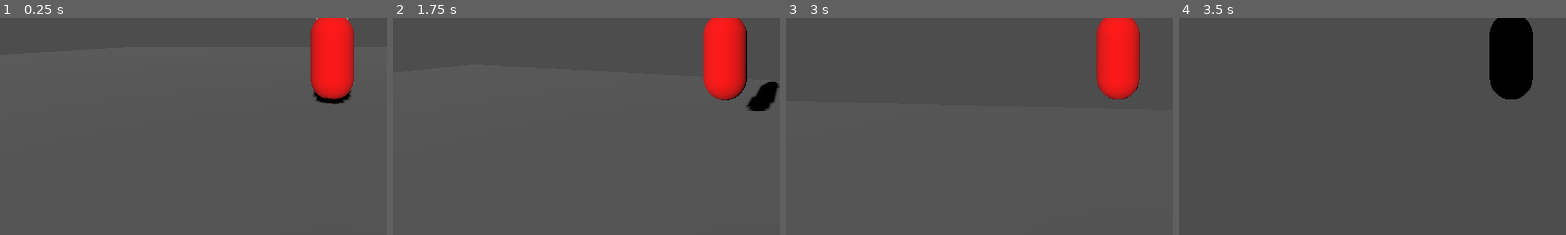
Above: before the commit, frames 1-4 (left to right).
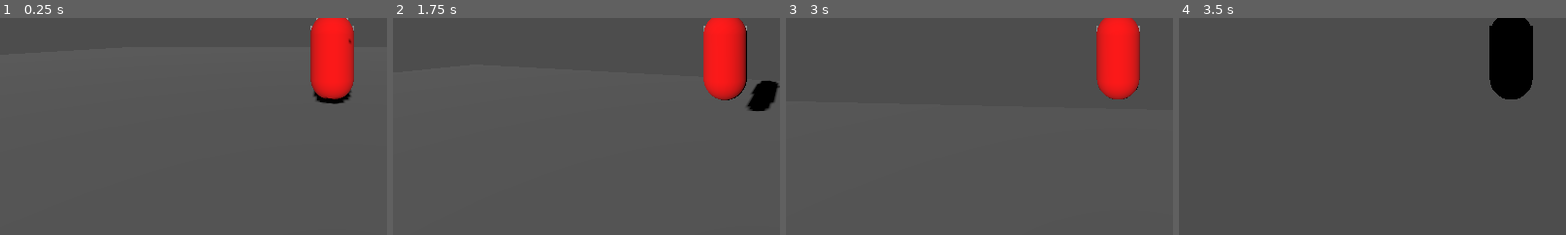
Above: after the commit, the same moments.

Repository: ZweiEuro/high_perf_cg
Game: Godot game, scene res://main_scene.tscn
The game is run twice, just before and just after one commit, with the same random seed, the same clock (stepped at 60 frames per second) and the same inputs.
Inputs (mouse positions are % of the whole screen's width and height, from its top left):
- Up to frame 1 (0.25 s): no input
- Up to frame 2 (1.75 s): tap Enter at 0.5 s; move the mouse to (55, 50) at 0.52 s; hold W (Player Forward) from 0.53 s (still down); tap Shift (Dash) at 0.6, 1.35 s; tap Space (Player jump) at 0.77, 1.52 s; move the mouse to (45, 50) at 1.27 s
- Up to frame 3 (3 s): keep holding W (Player Forward); move the mouse to (52, 48) at 2.02 s; tap Shift (Dash) at 2.1, 2.85 s; move the mouse to (49, 52) at 2.77 s
- Up to frame 4 (3.5 s): keep holding W (Player Forward); tap Space (Player jump) at 3.02 s
The pictures show only the part of the screen within x 7-57%, y 46-96%; the shares and areas given below are measured in that part.

The runs differ from the first frame. In frame 1, less than 0.1% of the frame differs, in the area x 80-92%, y 3-13%; in frame 2, 0.1%, in the area x 80-98%, y 3-37%; in frame 3, less than 0.1%; in frame 4, less than 0.1%.

Commit message:
add reset and a direction indicator

Diff:
--- a/gameObjects/objects/Box.tscn
+++ b/gameObjects/objects/Box.tscn
@@ -10,9 +10,7 @@
 physics_material_override = SubResource("PhysicsMaterial_n3bpb")
 
 [node name="FloorMesh" type="MeshInstance3D" parent="."]
-transform = Transform3D(1, 0, 0, 0, 1, 0, 0, 0, 1, 0, 0, 0)
 mesh = SubResource("BoxMesh_5r8nd")
 
 [node name="CollisionShape3D" type="CollisionShape3D" parent="."]
-transform = Transform3D(1, 0, 0, 0, 1, 0, 0, 0, 1, 0, 0, 0)
 shape = SubResource("BoxShape3D_w36os")
--- a/gameObjects/player/Player.tscn
+++ b/gameObjects/player/Player.tscn
@@ -1,9 +1,10 @@
-[gd_scene load_steps=10 format=3 uid="uid://dutcdtdc0ygky"]
+[gd_scene load_steps=11 format=3 uid="uid://dutcdtdc0ygky"]
 
 [ext_resource type="Script" path="res://gameObjects/player/scripts/PlayerMovement.gd" id="2_w2um5"]
 [ext_resource type="Shader" path="res://gameObjects/player/player.gdshader" id="2_xp7a0"]
 [ext_resource type="Shader" path="res://gameObjects/player/dustParticles.gdshader" id="3_hk4tg"]
 [ext_resource type="Script" path="res://gameObjects/player/scripts/CameraMovement.gd" id="3_ub28p"]
+[ext_resource type="PackedScene" uid="uid://w4utvnmipwxv" path="res://gameObjects/objects/Box.tscn" id="4_0gr36"]
 
 [sub_resource type="CapsuleShape3D" id="CapsuleShape3D_3rsb5"]
 
@@ -28,6 +29,11 @@
 [node name="PlayerBody" type="CharacterBody3D" parent="."]
 top_level = true
 script = ExtResource("2_w2um5")
+
+[node name="Box" parent="PlayerBody" instance=ExtResource("4_0gr36")]
+transform = Transform3D(1, 0, 0, 0, 1, 0, 0, 0, 1, 0, 1.20839, -0.56734)
+collision_layer = 0
+collision_mask = 0
 
 [node name="CollisionShape3D" type="CollisionShape3D" parent="PlayerBody"]
 transform = Transform3D(1, 0, 0, 0, 1, 0, 0, 0, 1, 0, 1, 0)
--- a/gameObjects/player/scripts/PlayerMovement.gd
+++ b/gameObjects/player/scripts/PlayerMovement.gd
@@ -31,6 +31,8 @@
 	# if "exit" (esc) is pressed, close game
 	if Input.is_action_just_pressed("Exit"):
 		get_tree().quit()
+	if Input.is_action_just_pressed("Reset"):
+		position = Vector3(0, 5, 0)
 
 
 func _process(delta):
--- a/project.godot
+++ b/project.godot
@@ -72,6 +72,12 @@
 "events": [Object(InputEventKey,"resource_local_to_scene":false,"resource_name":"","device":-1,"window_id":0,"alt_press …(195 unchanged characters)…
 ]
 }
+Reset={
+"deadzone": 0.5,
+"events": [Object(InputEventKey,"resource_local_to_scene":false,"resource_name":"","device":-1,"window_id":0,"alt_pressed":false,"shift_pressed":false,"ctrl_pressed":false,"meta_pressed":false,"pressed":false,"keycode":0,"physical_keycode":82,"key_label":0,"unicode":114,"location":0,"echo":false,"script":null)
+, Object(InputEventKey,"resource_local_to_scene":false,"resource_name":"","device":-1,"window_id":0,"alt_pressed":false,"shift_pressed":false,"ctrl_pressed":false,"meta_pressed":false,"pressed":false,"keycode":0,"physical_keycode":82,"key_label":0,"unicode":114,"location":0,"echo":false,"script":null)
+]
+}
 
 [physics]
 
